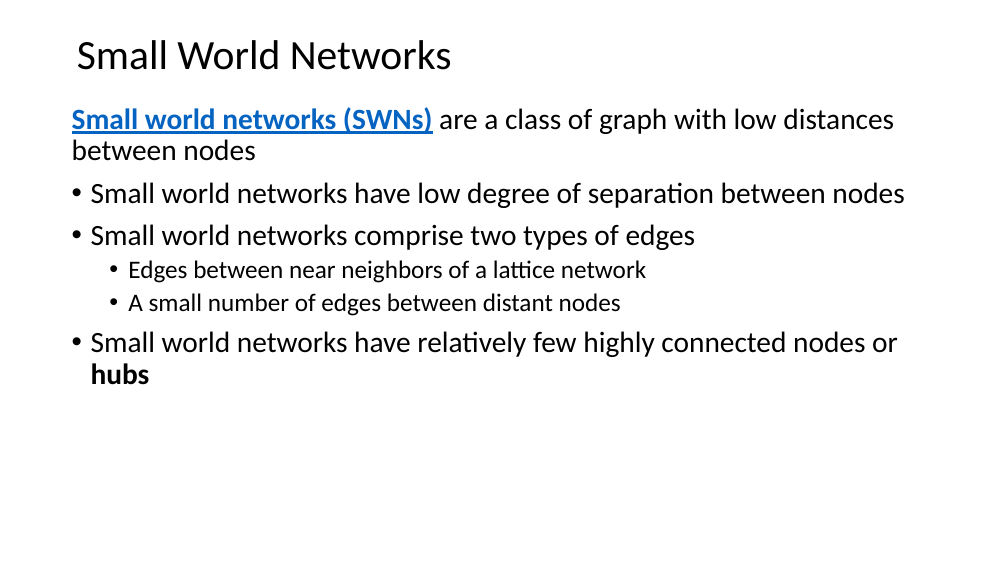
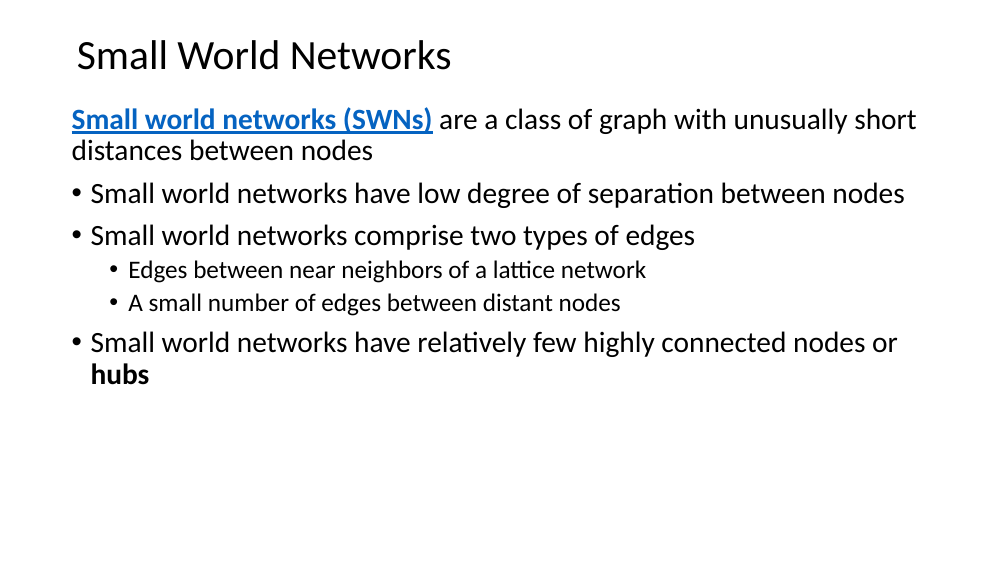
Before and after one commit to StephenElston/CSCI-E-108, a slide deck: slide 83 of slides/5_GraphsAndSocialNetworks.pptx. Drawn at 1008x567 pixels with LibreOffice and Linux fonts; fonts in the diff are those of the drawing. Boxes give left, top, right and bottom in pixels: in the first picture for what was removed or moved away, otherwise in the second. Text is boxed around its words. In the diff, an @@ line names an element or a change of style, - is before the commit and + after.

Commit message:
Updates to slides

```diff
--- a/slides/5_GraphsAndSocialNetworks.pptx
+++ b/slides/5_GraphsAndSocialNetworks.pptx
@@ text at bbox=[72, 107, 916, 161]: text changed @@
-Small world networks (SWNs) are a class of graph with low distances between nodes
+Small world networks (SWNs) are a class of graph with unusually short distances between nodes
```
